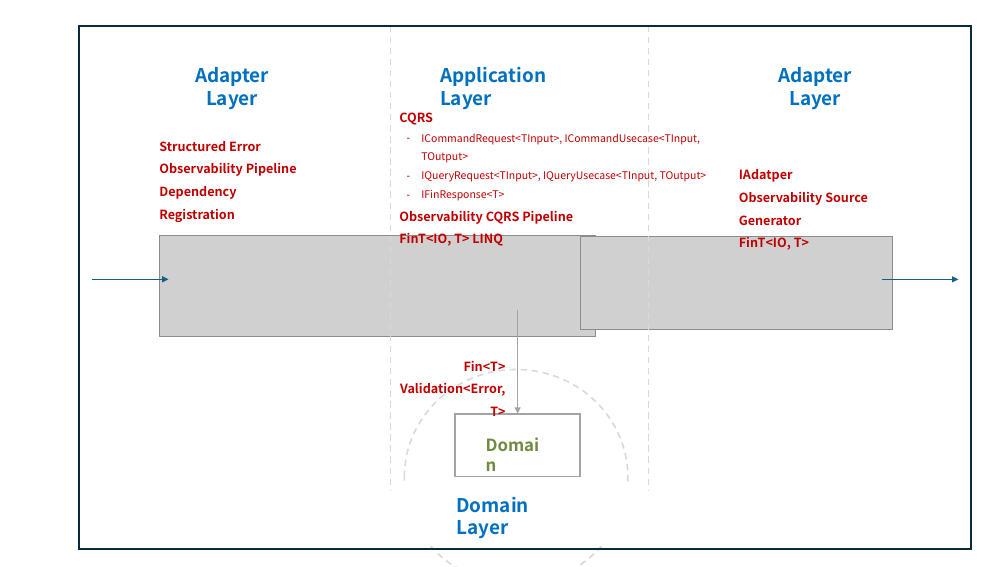
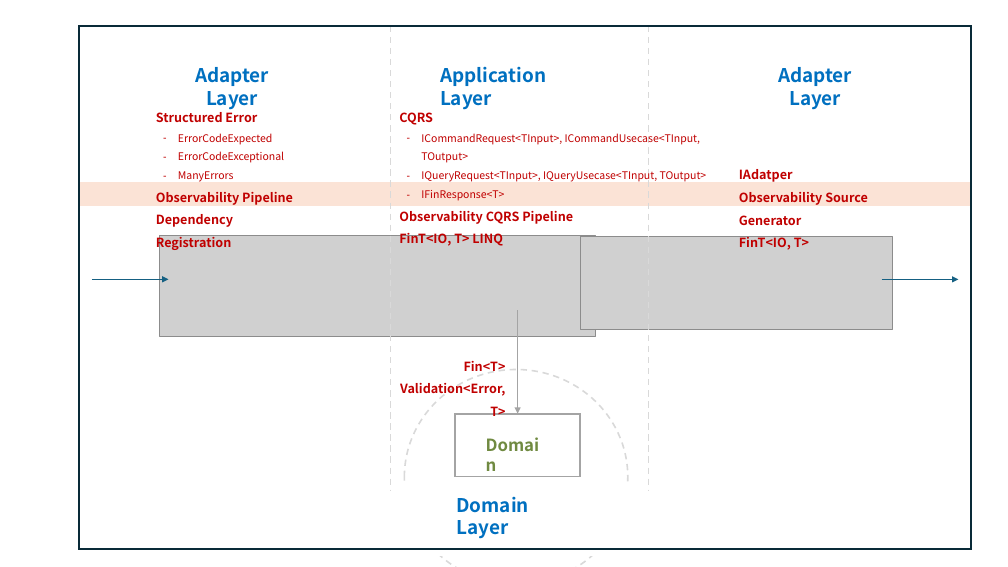
Before and after one commit to hhko/Functorium, a slide deck: slide 1 of Functorium.pptx. Drawn at 1008x567 pixels with LibreOffice and Linux fonts; fonts in the diff are those of the drawing; grey boxes stand for pictures. Boxes give left, top, right and bottom in pixels: in the first picture for what was removed or moved away, otherwise in the second. Text is boxed around its words. In the diff, an @@ line names an element or a change of style, - is before the commit and + after.

```diff
--- a/Functorium.pptx
+++ b/Functorium.pptx
@@ text "Structured Error": place and size @@
-text "Structured Error" at box(159, 141, 297, 222)
+text "Structured Error" at box(156, 109, 293, 251)
@@ text at box(178, 133, 284, 183): paragraphs added @@
+  – ErrorCodeExpected
+  – ErrorCodeExceptional
+  – ManyErrors
@@ rectangle added at box(79, 183, 972, 205), fill #FBE3D6, outline #FBE3D6 1.5 pt @@
@@ rectangle: place and size @@
-rectangle at box(400, 482, 640, 545)
+rectangle at box(400, 482, 640, 555)
```
Also in this commit, not shown: 1 other file.
